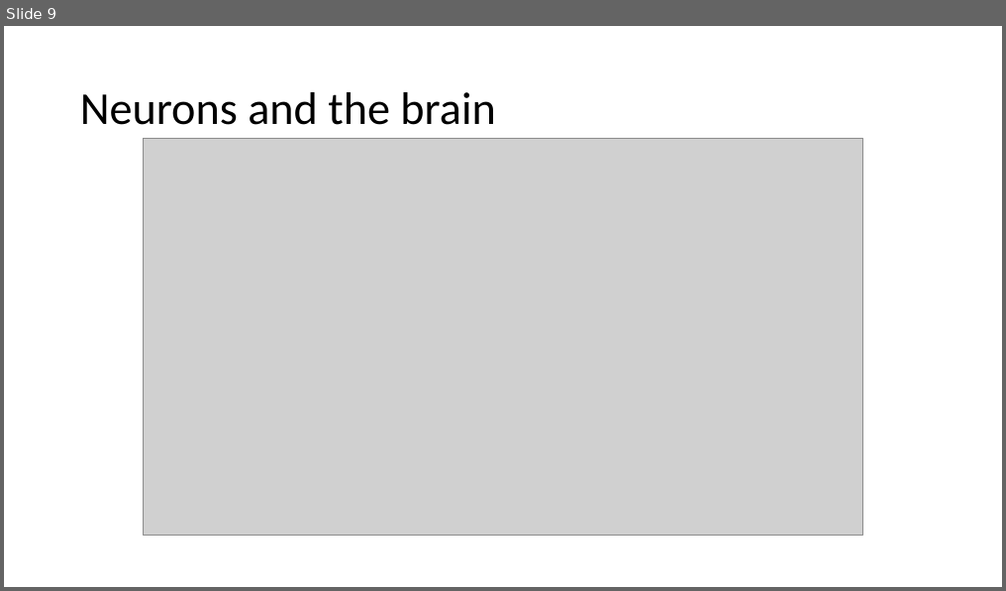
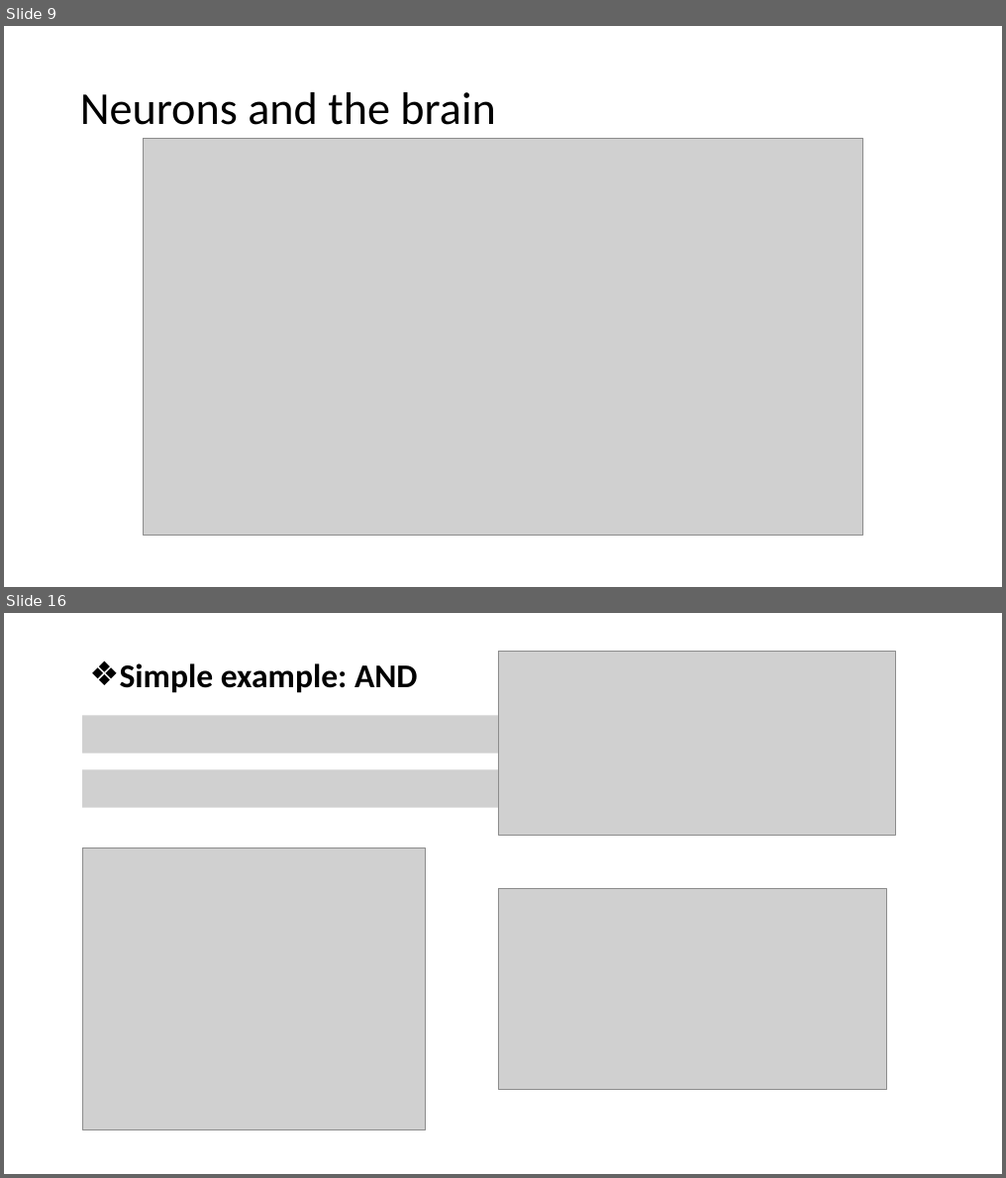
Before and after one commit to luxifeo/ML-Training, a slide deck: Week4/Motivations.pptx. Shown one above the other, each under a label of ours: slide 9 before the commit, slides 9 and 16 after it; the slides between them are not shown. The pictures are 1006x591 and 1006x1178 pixels, drawn with LibreOffice and Linux fonts; fonts in the diff are those of the drawing; grey boxes stand for pictures. Boxes give left, top, right and bottom in pixels: in the first picture for what was removed or moved away, otherwise in the second. Text is boxed around its words. In the diff, an @@ line names an element or a change of style, - is before the commit and + after.

```diff
--- a/Week4/Motivations.pptx
+++ b/Week4/Motivations.pptx
@@ slide 16 added at (x1=4, y1=613, x2=1002, y2=1174), background #FFFFFF @@
@@ text added at (x1=120, y1=663, x2=418, y2=693), 32 pt, text #000000, bold @@
+❖ Simple example: AND
@@ picture added at (x1=498, y1=652, x2=896, y2=836) @@
@@ picture added at (x1=82, y1=716, x2=724, y2=753) @@
@@ picture added at (x1=82, y1=770, x2=724, y2=808) @@
@@ picture added at (x1=82, y1=848, x2=426, y2=1131) @@
@@ picture added at (x1=498, y1=889, x2=887, y2=1090) @@
```
Also in this commit, not shown: 12 other slides added, 1 other file.
